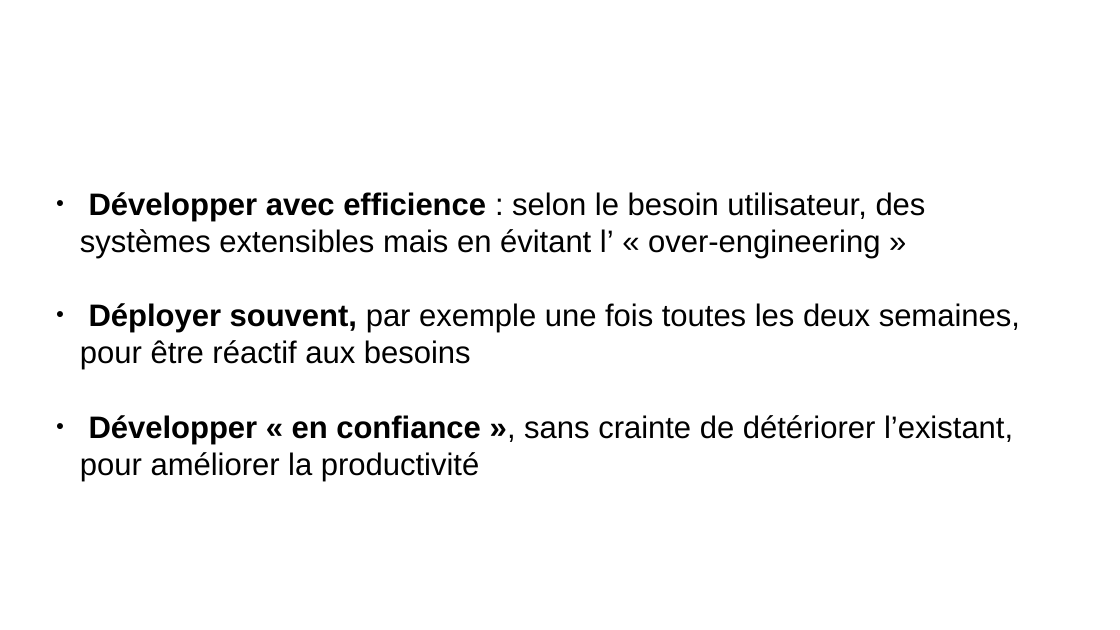
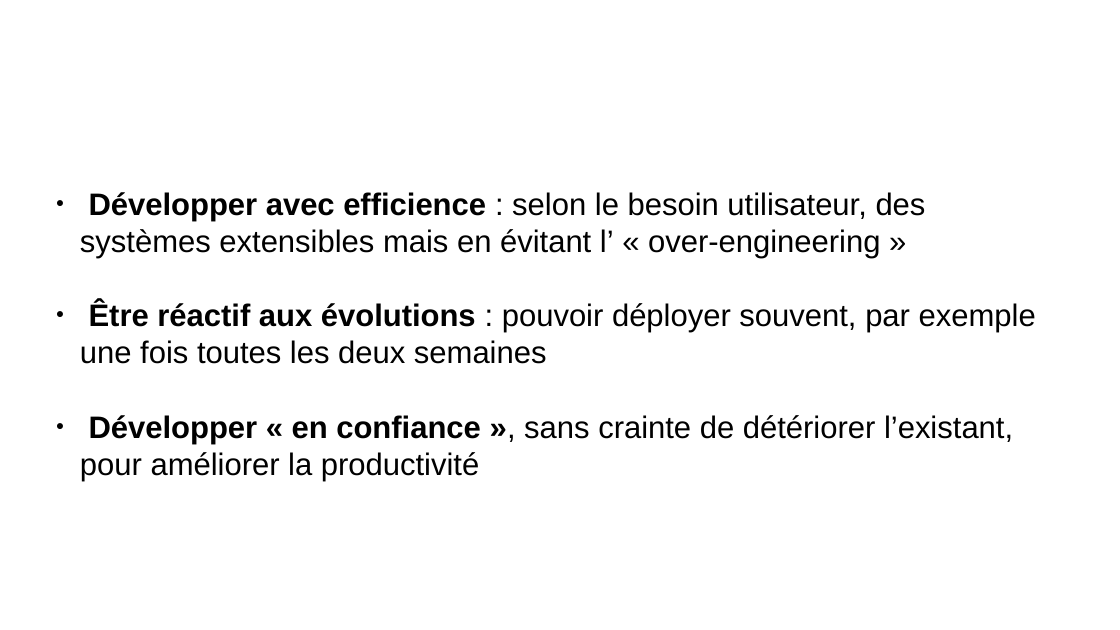
Before and after one commit to remipassmoilesel/ci-cd-plan, a slide deck: slide 2 of ci-cd-plan.odp. Drawn at 1120x630 pixels with LibreOffice and Linux fonts; fonts in the diff are those of the drawing; background and template pictures are left out. Boxes give left, top, right and bottom in pixels: in the first picture for what was removed or moved away, otherwise in the second. Text is boxed around its words. In the diff, an @@ line names an element or a change of style, - is before the commit and + after.

```diff
--- a/ci-cd-plan.odp
+++ b/ci-cd-plan.odp
@@ subtitle at (x1=80, y1=302, x2=1036, y2=364): text changed @@
-● Déployer souvent, par exemple une fois toutes les deux semaines, pour être réactif aux besoins
+● Être réactif aux évolutions : pouvoir déployer souvent, par exemple une fois toutes les deux semaines
```
Also in this commit, not shown: 20 other slides changed.
